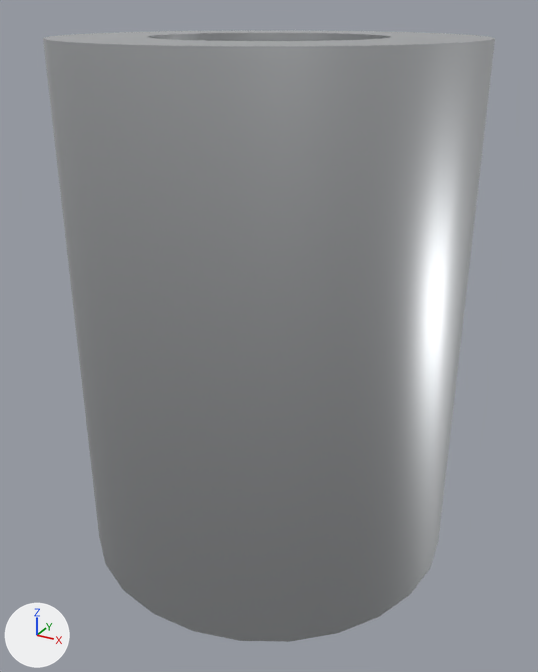
The glTF model docs/site/public/components/routing-vacuum-zone-valve.glb: old version first, new version second.
Camera for both pictures: a 50 mm camera at (0.0801, -0.1455, 0.1252) aimed at (0.0014, -0.0024, 0.0537). The lights are fixed; the arrows at lower left show +X, +Y and +Z. The first picture is the older version. Vertices at exactly the same position are counted once.
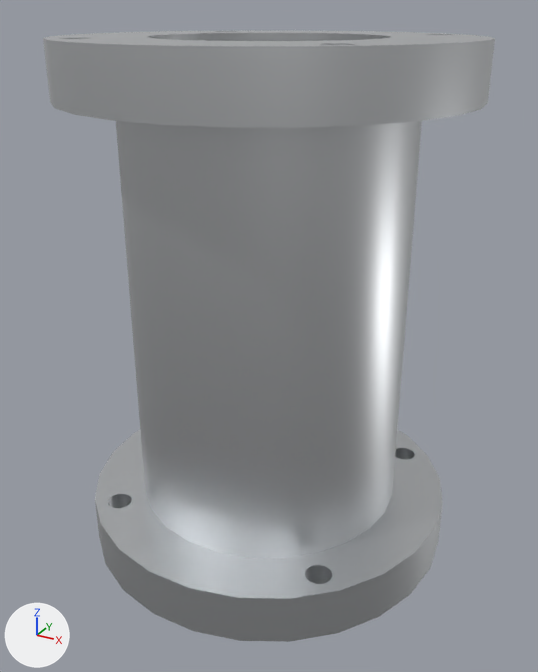
What differs and where, as boxes [x1, y1, x2, y2] in the pictures (538 x 672 px):
part 1 of me_mesh_0, added
    after: [43, 30, 495, 642]

Edits to the bpy script that builds the scene:
```text
Change me_mesh_0:
    used by ob_mesh_0; location = (0.0, 0.0, 0.0)
    remove me_mesh_0.from_pydata(...)  # 104 vertices, 208 faces, 104 loose edges; spans x -0.045..0.045, y -0.0447..0.0447, z 0.0..0.12
    add me_mesh_0.from_pydata(...)  # 624 vertices, 1280 faces, 624 loose edges; spans x -0.045..0.045, y -0.0447..0.0447, z 0.0..0.12
    me_mesh_0 part 1: 520 vertices added at x -0.045..0.045, y -0.0447..0.0447, z 0.0..0.12
```
